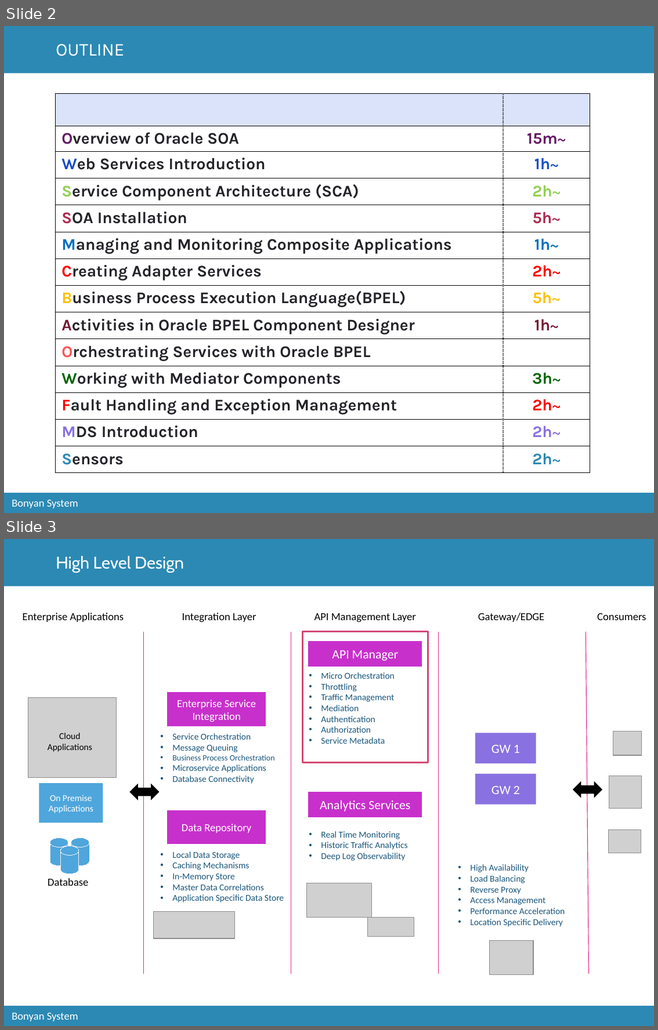
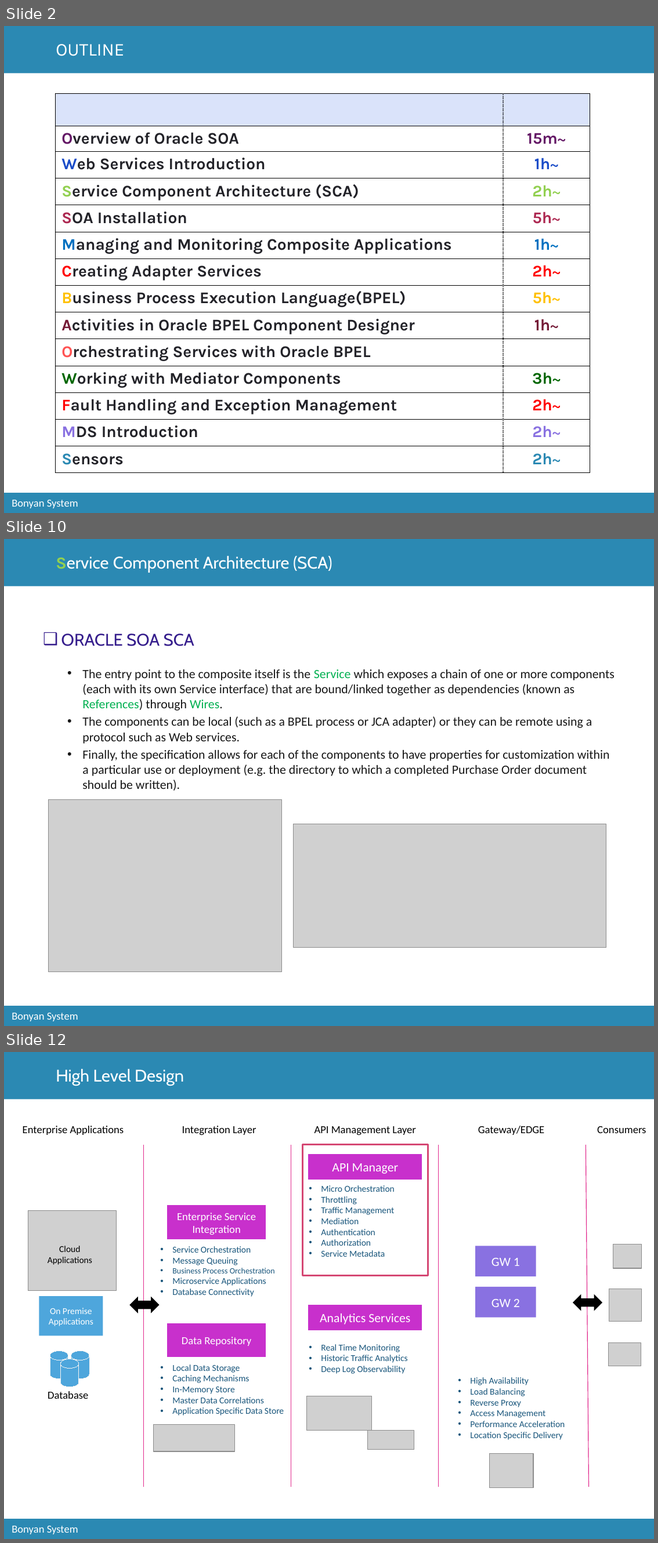
Before and after one commit to catcry/soaTraining, a slide deck: Presentation/soaTrainingPresentation.pptx. Shown one above the other, each under a label of ours: slides 2 and 3 before the commit, slides 2, 10 and 12 after it; the slides between them are not shown. The pictures are 658x1030 and 658x1543 pixels, drawn with LibreOffice and Linux fonts; fonts in the diff are those of the drawing; grey boxes stand for pictures; background and template pictures are left out. Boxes give left, top, right and bottom in pixels: in the first picture for what was removed or moved away, otherwise in the second. Text is boxed around its words. In the diff, an @@ line names an element or a change of style, - is before the commit and + after.

```diff
--- a/Presentation/soaTrainingPresentation.pptx
+++ b/Presentation/soaTrainingPresentation.pptx
@@ slide 10 added at box(4, 539, 654, 1026), background #FFFFFF; not listed: 3 template elements that a slide beside it also shows @@
@@ title added at box(56, 556, 332, 572), 18.8 pt, text #FFFFFF @@
+Service Component Architecture (SCA)
@@ text added at box(61, 634, 614, 791), 14 pt, text #161616 @@
+❑ ORACLE SOA SCA
+  • The entry point to the composite itself is the Service which exposes a chain of one or more components (each with its own Service interface) that are bound/linked together as dependencies (known as References) through Wires.
+  • The components can be local (such as a BPEL process or JCA adapter) or they can be remote using a protocol such as Web services.
+  • Finally, the specification allows for each of the components to have properties for customization within a particular use or deployment (e.g. the directory to which a completed Purchase Order document should be written).
@@ picture added at box(48, 800, 281, 972) @@
@@ picture added at box(293, 824, 605, 947) @@
@@ what was slide 3 is now slide 12 @@
```
Also in this commit, not shown: 8 other slides added, 3 other files.
